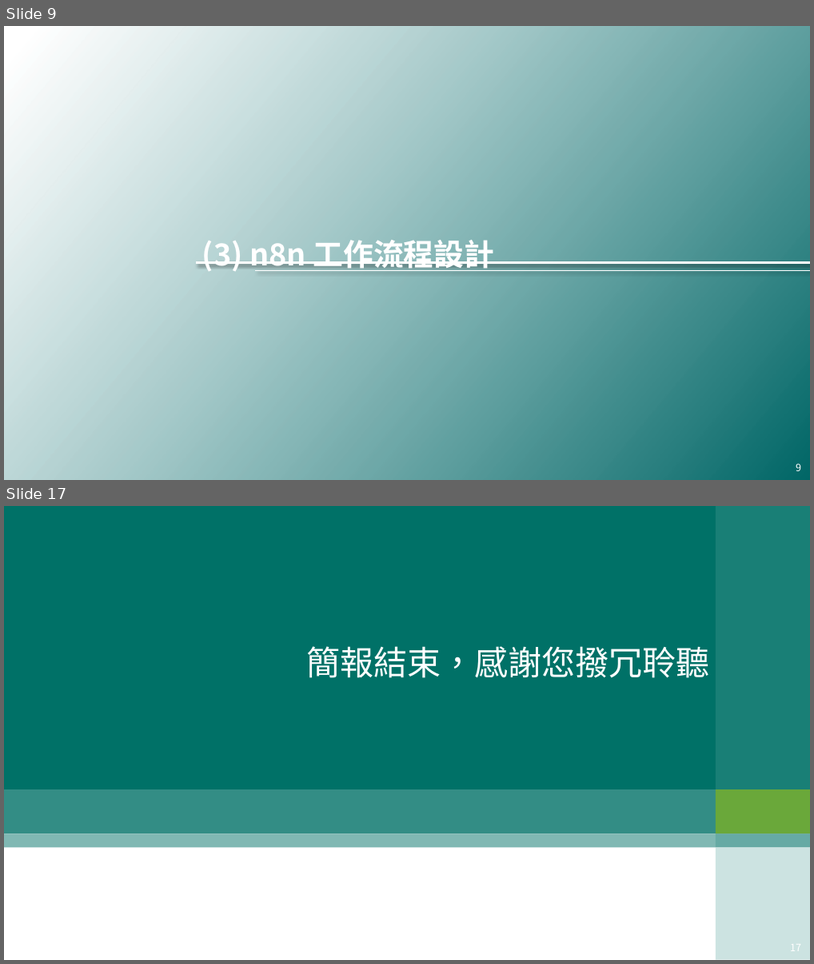
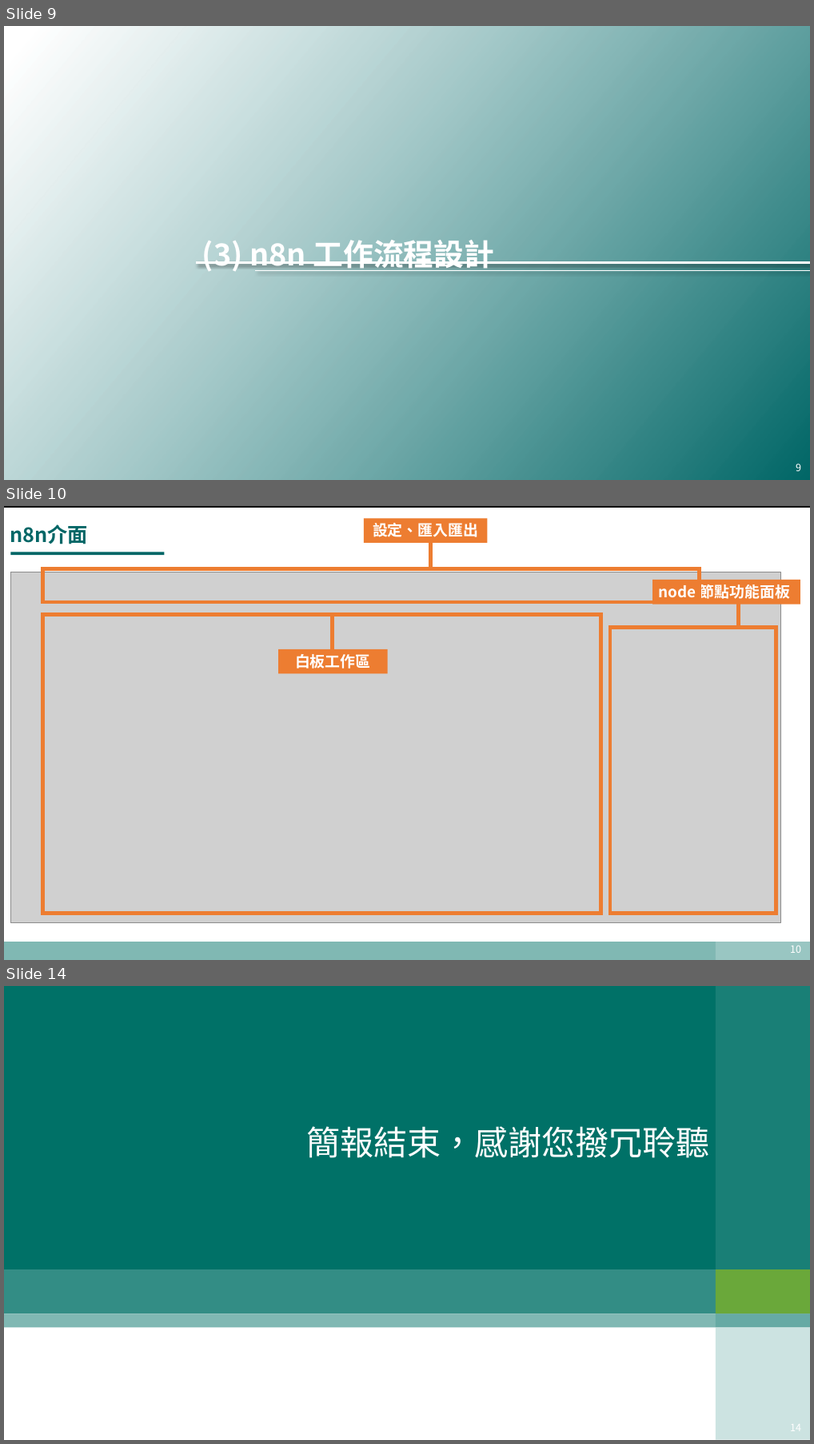
Before and after one commit to 43903687/Data_for_CTBC, a slide deck: 20251104_n8n報告.pptx. Shown one above the other, each under a label of ours: slides 9 and 17 before the commit, slides 9, 10 and 14 after it; the slides between them are not shown. The pictures are 814x964 and 814x1444 pixels, drawn with LibreOffice and Linux fonts; fonts in the diff are those of the drawing; grey boxes stand for pictures; background and template pictures are left out. Boxes give left, top, right and bottom in pixels: in the first picture for what was removed or moved away, otherwise in the second. Text is boxed around its words. In the diff, an @@ line names an element or a change of style, - is before the commit and + after.

```diff
--- a/20251104_n8n報告.pptx
+++ b/20251104_n8n報告.pptx
@@ slide 10 added at (x1=4, y1=506, x2=810, y2=960), background #FFFFFF @@
@@ rectangle added at (x1=4, y1=506, x2=810, y2=508), fill #000000, outline #000000 0.75 pt @@
@@ title added at (x1=10, y1=524, x2=89, y2=544), 24 pt, text #006666, bold @@
+n8n介面
@@ rectangle added at (x1=364, y1=518, x2=487, y2=542), fill #ED7D31, 18 pt, text #FFFFFF, bold @@
+設定、匯入匯出
@@ rectangle added at (x1=10, y1=552, x2=164, y2=555), fill #006666 @@
@@ line added from (430, 540) to (430, 570), #ED7D31 4.5 pt @@
@@ picture added at (x1=10, y1=572, x2=782, y2=922) @@
@@ rectangle added at (x1=42, y1=568, x2=700, y2=601), outline #ED7D31 4.5 pt @@
@@ rectangle added at (x1=653, y1=580, x2=802, y2=604), fill #ED7D31, 18 pt, text #FFFFFF, bold @@
+node 節點功能面板
@@ line added from (739, 600) to (739, 629), #ED7D31 4.5 pt @@
@@ rectangle added at (x1=42, y1=615, x2=601, y2=913), outline #ED7D31 4.5 pt @@
@@ line added from (333, 615) to (333, 651), #ED7D31 4.5 pt @@
@@ rectangle added at (x1=278, y1=649, x2=387, y2=673), fill #ED7D31, 18 pt, text #FFFFFF, bold @@
+白板工作區
@@ rectangle added at (x1=610, y1=627, x2=777, y2=913), outline #ED7D31 4.5 pt @@
@@ rectangle added at (x1=4, y1=941, x2=810, y2=960), fill #80B8B3 @@
@@ rectangle added at (x1=716, y1=941, x2=810, y2=960), fill #99C6C2 @@
@@ page number added at (x1=790, y1=945, x2=802, y2=952), 12 pt, text #FFFFFF @@
+10
@@ what was slide 17 is now slide 14 @@
@@ page number at (x1=756, y1=1419, x2=808, y2=1436): text changed @@
-17
+14
```
Also in this commit, not shown: 4 slides changed, 2 other slides added, 6 slides removed, 1 other file.
